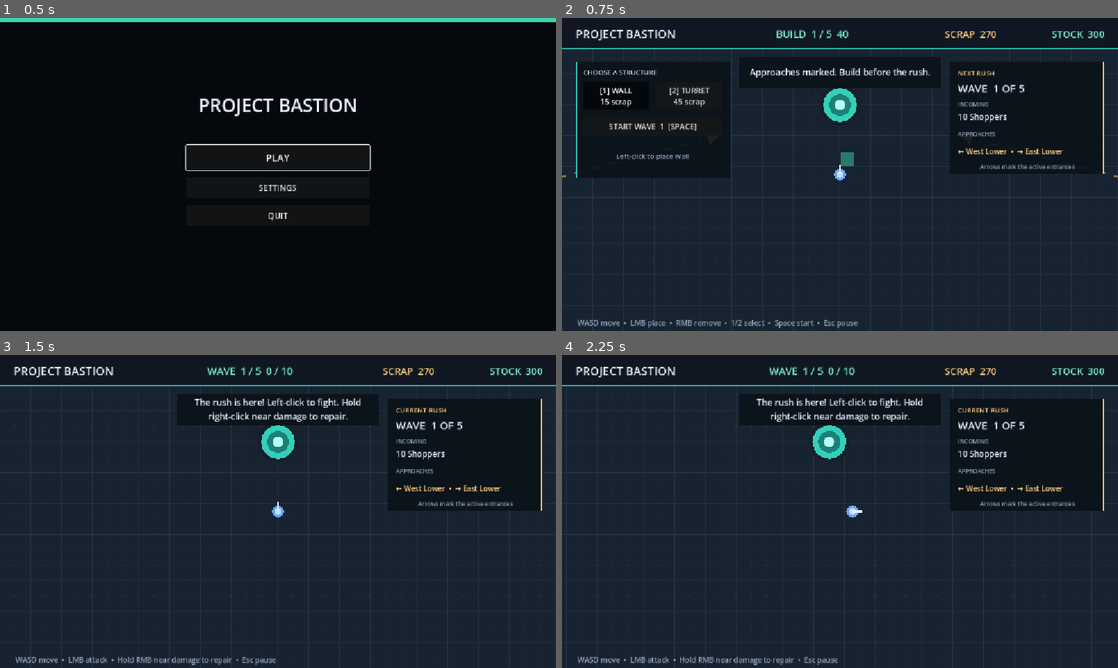
Above: before the commit, frames 1-4 (two rows, left to right).
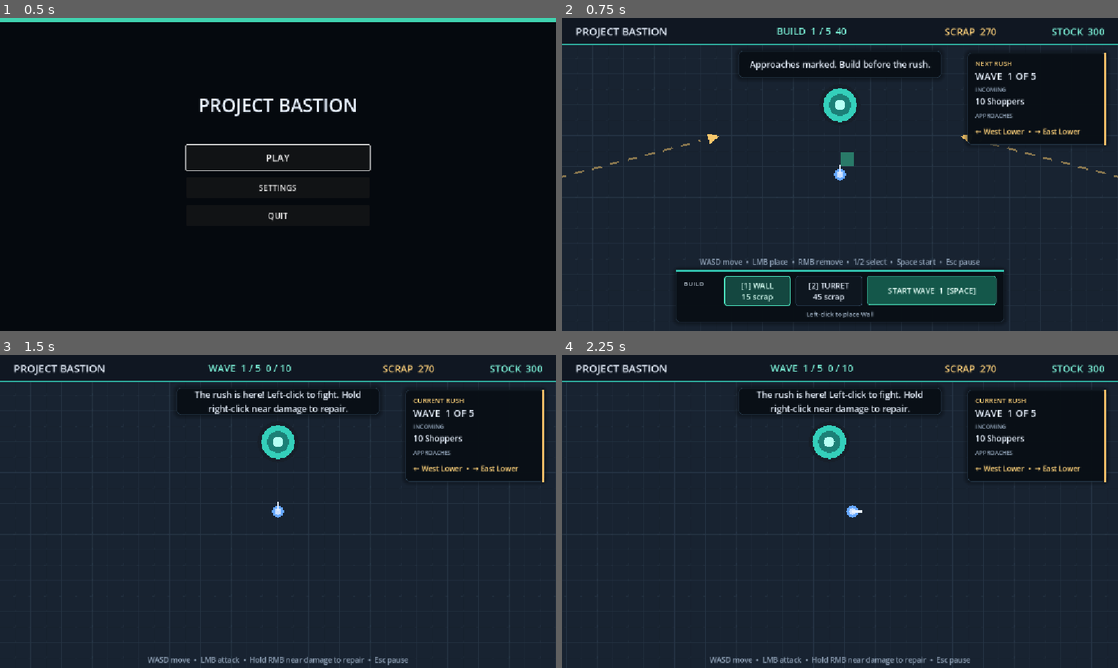
Above: after the commit, the same moments.

Repository: JarredTD/ProjectBastion
Game: Godot game, scene res://scenes/ui/main_menu.tscn
Two runs of this game, one before a commit and one after it. Both use one fixed random seed, a clock stepped at 60 frames per second and the inputs below. Sound files missing from this copy of the repository are replaced by a short silence.
Inputs (mouse positions are in pixels of both pictures, inside the frame that each line leads up to):
- Up to frame 1 (0.5 s): no input
- Up to frame 2 (0.75 s): click "PLAY" at 0.5 s
- Up to frame 3 (1.5 s): click "START WAVE 1 [SPACE]" at 1.25 s
- Up to frame 4 (2.25 s): tap Enter at 2 s; move the mouse to (962, 495) at 2.02 s; hold D (move_right) from 2.03 s (still down); tap 1 at 2.1 s; click (962, 495) at 2.17 s

Frame 1 is identical in both runs. In frame 2, 18% of the frame differs, in the area x 0-100%, y 3-100%; in frame 3, 7.0%; in frame 4, 7.1%.

Commit message:
feat: redesign game hud

Diff:
--- a/scenes/ui/hud.tscn
+++ b/scenes/ui/hud.tscn
@@ -1,6 +1,7 @@
-[gd_scene load_steps=2 format=3]
+[gd_scene load_steps=3 format=3]
 
 [ext_resource type="Script" path="res://scripts/ui/hud.gd" id="1_hud"]
+[ext_resource type="Theme" path="res://data/ui/interface_theme.tres" id="2_theme"]
 
 [node name="Hud" type="CanvasLayer"]
 layer = 20
@@ -14,11 +15,12 @@
 grow_horizontal = 2
 grow_vertical = 2
 mouse_filter = 2
+theme = ExtResource("2_theme")
 
 [node name="TopBar" type="ColorRect" parent="Layout"]
 layout_mode = 0
 anchor_right = 1.0
-offset_bottom = 64.0
+offset_bottom = 56.0
 color = Color(0.0627451, 0.0901961, 0.133333, 1)
 
 [node name="Accent" type="ColorRect" parent="Layout/TopBar"]
@@ -31,21 +33,21 @@
 
 [node name="Title" type="Label" parent="Layout/TopBar"]
 offset_left = 28.0
-offset_top = 16.0
+offset_top = 12.0
 offset_right = 300.0
-offset_bottom = 48.0
+offset_bottom = 44.0
 theme_override_colors/font_color = Color(0.913725, 0.94902, 1, 1)
-theme_override_font_sizes/font_size = 24
+theme_override_font_sizes/font_size = 22
 text = "PROJECT BASTION"
 
 [node name="PhaseLabel" type="Label" parent="Layout/TopBar"]
 unique_name_in_owner = true
 anchor_left = 0.35
 anchor_right = 0.55
-offset_top = 18.0
-offset_bottom = 48.0
+offset_top = 13.0
+offset_bottom = 43.0
 theme_override_colors/font_color = Color(0.470588, 0.917647, 0.823529, 1)
-theme_override_font_sizes/font_size = 21
+theme_override_font_sizes/font_size = 20
 text = "BUILD  30"
 horizontal_alignment = 1
 
@@ -54,9 +56,9 @@
 anchor_left = 1.0
 anchor_right = 1.0
 offset_left = -432.0
-offset_top = 19.0
+offset_top = 14.0
 offset_right = -252.0
-offset_bottom = 48.0
+offset_bottom = 44.0
 theme_override_colors/font_color = Color(1, 0.823529, 0.478431, 1)
 theme_override_font_sizes/font_size = 20
 text = "SCRAP  210"
@@ -67,43 +69,46 @@
 anchor_left = 1.0
 anchor_right = 1.0
 offset_left = -216.0
-offset_top = 19.0
+offset_top = 14.0
 offset_right = -28.0
-offset_bottom = 48.0
+offset_bottom = 44.0
 theme_override_colors/font_color = Color(0.470588, 0.917647, 0.823529, 1)
 theme_override_font_sizes/font_size = 20
 text = "STOCK  300"
 horizontal_alignment = 2
 
-[node name="BuildPanel" type="ColorRect" parent="Layout"]
-unique_name_in_owner = true
-offset_left = 28.0
-offset_top = 92.0
-offset_right = 348.0
-offset_bottom = 332.0
-color = Color(0.04, 0.07, 0.1, 0.92)
+[node name="BuildPanel" type="Panel" parent="Layout"]
+unique_name_in_owner = true
+anchor_left = 0.5
+anchor_top = 1.0
+anchor_right = 0.5
+anchor_bottom = 1.0
+offset_left = -340.0
+offset_top = -126.0
+offset_right = 340.0
+offset_bottom = -18.0
 
 [node name="Accent" type="ColorRect" parent="Layout/BuildPanel"]
-anchor_bottom = 1.0
-offset_right = 4.0
+anchor_right = 1.0
+offset_bottom = 4.0
 mouse_filter = 2
 color = Color(0.207843, 0.815686, 0.729412, 0.9)
 
 [node name="BuildTitle" type="Label" parent="Layout/BuildPanel"]
 offset_left = 16.0
-offset_top = 10.0
-offset_right = 304.0
-offset_bottom = 34.0
+offset_top = 18.0
+offset_right = 92.0
+offset_bottom = 42.0
 theme_override_colors/font_color = Color(0.784314, 0.831373, 0.886275, 1)
 theme_override_font_sizes/font_size = 14
-text = "CHOOSE A STRUCTURE"
+text = "BUILD"
 
 [node name="WallButton" type="Button" parent="Layout/BuildPanel"]
 unique_name_in_owner = true
-offset_left = 16.0
-offset_top = 40.0
-offset_right = 152.0
-offset_bottom = 98.0
+offset_left = 100.0
+offset_top = 12.0
+offset_right = 238.0
+offset_bottom = 72.0
 tooltip_text = "Blocks shoppers and takes a beating"
 toggle_mode = true
 theme_override_font_sizes/font_size = 16
@@ -111,10 +116,10 @@
 
 [node name="TurretButton" type="Button" parent="Layout/BuildPanel"]
 unique_name_in_owner = true
-offset_left = 168.0
-offset_top = 40.0
-offset_right = 304.0
-offset_bottom = 98.0
+offset_left = 248.0
+offset_top = 12.0
+offset_right = 386.0
+offset_bottom = 72.0
 tooltip_text = "Stops any shopper in range"
 toggle_mode = true
 theme_override_font_sizes/font_size = 16
@@ -122,37 +127,38 @@
 
 [node name="StartWaveButton" type="Button" parent="Layout/BuildPanel"]
 unique_name_in_owner = true
-offset_left = 16.0
-offset_top = 112.0
-offset_right = 304.0
-offset_bottom = 152.0
+offset_left = 396.0
+offset_top = 12.0
+offset_right = 664.0
+offset_bottom = 72.0
 tooltip_text = "Start the wave"
+theme_type_variation = &"PrimaryButton"
 theme_override_font_sizes/font_size = 16
 text = "START WAVE  [SPACE]"
 
 [node name="BuildHintLabel" type="Label" parent="Layout/BuildPanel"]
 unique_name_in_owner = true
 offset_left = 16.0
-offset_top = 164.0
-offset_right = 304.0
-offset_bottom = 224.0
+offset_top = 80.0
+offset_right = 664.0
+offset_bottom = 102.0
 theme_override_colors/font_color = Color(0.662745, 0.733333, 0.815686, 1)
-theme_override_font_sizes/font_size = 14
+theme_override_font_sizes/font_size = 13
 text = "Move over the arena to pick a spot"
 horizontal_alignment = 1
 vertical_alignment = 1
 autowrap_mode = 2
 
-[node name="MessagePanel" type="ColorRect" parent="Layout"]
+[node name="MessagePanel" type="Panel" parent="Layout"]
 unique_name_in_owner = true
 layout_mode = 0
 anchor_left = 0.5
 anchor_right = 0.5
 offset_left = -210.0
-offset_top = 80.0
+offset_top = 68.0
 offset_right = 210.0
-offset_bottom = 144.0
-color = Color(0.04, 0.07, 0.1, 0.92)
+offset_bottom = 124.0
+mouse_filter = 2
 
 [node name="MessageLabel" type="Label" parent="Layout/MessagePanel"]
 unique_name_in_owner = true
@@ -180,9 +186,9 @@
 anchor_left = 0.5
 anchor_right = 0.5
 offset_left = -160.0
-offset_top = 156.0
+offset_top = 132.0
 offset_right = 160.0
-offset_bottom = 198.0
+offset_bottom = 174.0
 color = Color(0.35, 0.055, 0.08, 0.96)
 mouse_filter = 2
 
@@ -200,17 +206,16 @@
 vertical_alignment = 1
 mouse_filter = 2
 
-[node name="WaveIntelPanel" type="ColorRect" parent="Layout"]
+[node name="WaveIntelPanel" type="Panel" parent="Layout"]
 unique_name_in_owner = true
 layout_mode = 0
 anchor_left = 1.0
 anchor_right = 1.0
-offset_left = -348.0
-offset_top = 92.0
-offset_right = -28.0
-offset_bottom = 322.0
-mouse_filter = 2
-color = Color(0.04, 0.07, 0.1, 0.92)
+offset_left = -312.0
+offset_top = 72.0
+offset_right = -24.0
+offset_bottom = 262.0
+mouse_filter = 2
 
 [node name="Accent" type="ColorRect" parent="Layout/WaveIntelPanel"]
 anchor_left = 1.0
@@ -224,8 +229,8 @@
 unique_name_in_owner = true
 offset_left = 16.0
 offset_top = 12.0
-offset_right = 304.0
-offset_bottom = 34.0
+offset_right = 272.0
+offset_bottom = 32.0
 theme_override_colors/font_color = Color(1, 0.823529, 0.478431, 1)
 theme_override_font_sizes/font_size = 14
 text = "NEXT RUSH"
@@ -233,18 +238,18 @@
 [node name="IntelWave" type="Label" parent="Layout/WaveIntelPanel"]
 unique_name_in_owner = true
 offset_left = 16.0
-offset_top = 38.0
-offset_right = 304.0
-offset_bottom = 68.0
+offset_top = 34.0
+offset_right = 272.0
+offset_bottom = 62.0
 theme_override_colors/font_color = Color(0.913725, 0.94902, 1, 1)
-theme_override_font_sizes/font_size = 22
+theme_override_font_sizes/font_size = 20
 text = "WAVE 1 OF 5"
 
 [node name="CompositionTitle" type="Label" parent="Layout/WaveIntelPanel"]
 offset_left = 16.0
-offset_top = 78.0
-offset_right = 304.0
-offset_bottom = 98.0
+offset_top = 68.0
+offset_right = 272.0
+offset_bottom = 86.0
 theme_override_colors/font_color = Color(0.568627, 0.639216, 0.721569, 1)
 theme_override_font_sizes/font_size = 12
 text = "INCOMING"
@@ -252,9 +257,9 @@
 [node name="IntelComposition" type="Label" parent="Layout/WaveIntelPanel"]
 unique_name_in_owner = true
 offset_left = 16.0
-offset_top = 100.0
-offset_right = 304.0
-offset_bottom = 128.0
+offset_top = 88.0
+offset_right = 272.0
+offset_bottom = 114.0
 theme_override_colors/font_color = Color(0.913725, 0.94902, 1, 1)
 theme_override_font_sizes/font_size = 17
 text = "10 Shoppers"
@@ -262,9 +267,9 @@
 
 [node name="ApproachTitle" type="Label" parent="Layout/WaveIntelPanel"]
 offset_left = 16.0
-offset_top = 140.0
-offset_right = 304.0
-offset_bottom = 160.0
+offset_top = 122.0
+offset_right = 272.0
+offset_bottom = 140.0
 theme_override_colors/font_color = Color(0.568627, 0.639216, 0.721569, 1)
 theme_override_font_sizes/font_size = 12
 text = "APPROACHES"
@@ -272,24 +277,14 @@
 [node name="IntelApproaches" type="Label" parent="Layout/WaveIntelPanel"]
 unique_name_in_owner = true
 offset_left = 16.0
-offset_top = 162.0
-offset_right = 304.0
-offset_bottom = 206.0
+offset_top = 142.0
+offset_right = 272.0
+offset_bottom = 184.0
 theme_override_colors/font_color = Color(1, 0.823529, 0.478431, 1)
 theme_override_font_sizes/font_size = 15
 text = "↖ North West  •  → East Lower"
 vertical_alignment = 1
 autowrap_mode = 2
-
-[node name="IntelHint" type="Label" parent="Layout/WaveIntelPanel"]
-offset_left = 16.0
-offset_top = 208.0
-offset_right = 304.0
-offset_bottom = 226.0
-theme_override_colors/font_color = Color(0.568627, 0.639216, 0.721569, 1)
-theme_override_font_sizes/font_size = 12
-text = "Arrows mark the active entrances"
-horizontal_alignment = 1
 
 [node name="HelpLabel" type="Label" parent="Layout"]
 unique_name_in_owner = true
@@ -304,8 +299,9 @@
 theme_override_colors/font_color = Color(0.568627, 0.639216, 0.721569, 1)
 theme_override_font_sizes/font_size = 15
 text = "WASD move  •  LMB place  •  RMB remove  •  1/2 select  •  Space start  •  Esc pause"
-
-[node name="EndPanel" type="ColorRect" parent="Layout"]
+horizontal_alignment = 1
+
+[node name="EndPanel" type="Panel" parent="Layout"]
 unique_name_in_owner = true
 visible = false
 layout_mode = 0
@@ -314,10 +310,9 @@
 anchor_right = 0.5
 anchor_bottom = 0.5
 offset_left = -250.0
-offset_top = -115.0
+offset_top = -125.0
 offset_right = 250.0
-offset_bottom = 115.0
-color = Color(0.03, 0.05, 0.08, 0.96)
+offset_bottom = 125.0
 
 [node name="EndTitle" type="Label" parent="Layout/EndPanel"]
 unique_name_in_owner = true
@@ -350,6 +345,7 @@
 unique_name_in_owner = true
 custom_minimum_size = Vector2(208, 42)
 tooltip_text = "Keep playing with rapidly growing rushes"
+theme_type_variation = &"PrimaryButton"
 theme_override_font_sizes/font_size = 17
 text = "CONTINUE ENDLESS"
 
--- a/scripts/ui/hud.gd
+++ b/scripts/ui/hud.gd
@@ -85,6 +85,8 @@
 	turret_button.button_pressed = state.build_kind == GameState.BuildKind.TURRET
 	start_wave_button.text = "START ENDLESS  %d  [SPACE]" % (state.wave_number - state.objective_wave_count) if state.endless else "START WAVE  %d  [SPACE]" % state.wave_number
 	help_label.text = help_text()
+	help_label.offset_top = -154.0 if state.phase == GameState.Phase.BUILD else -28.0
+	help_label.offset_bottom = -132.0 if state.phase == GameState.Phase.BUILD else -5.0
 	var finished := state.phase == GameState.Phase.VICTORY or state.phase == GameState.Phase.DEFEAT
 	message_panel.visible = state.message_time > 0.0 and not finished
 	message_label.text = state.message
